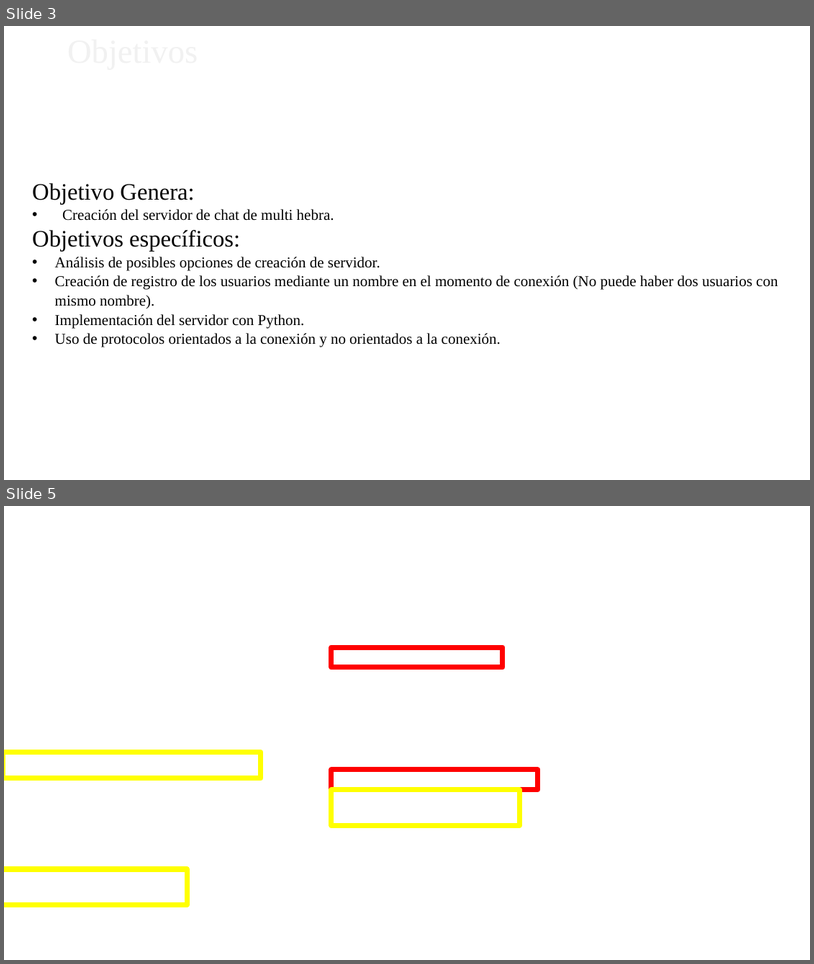
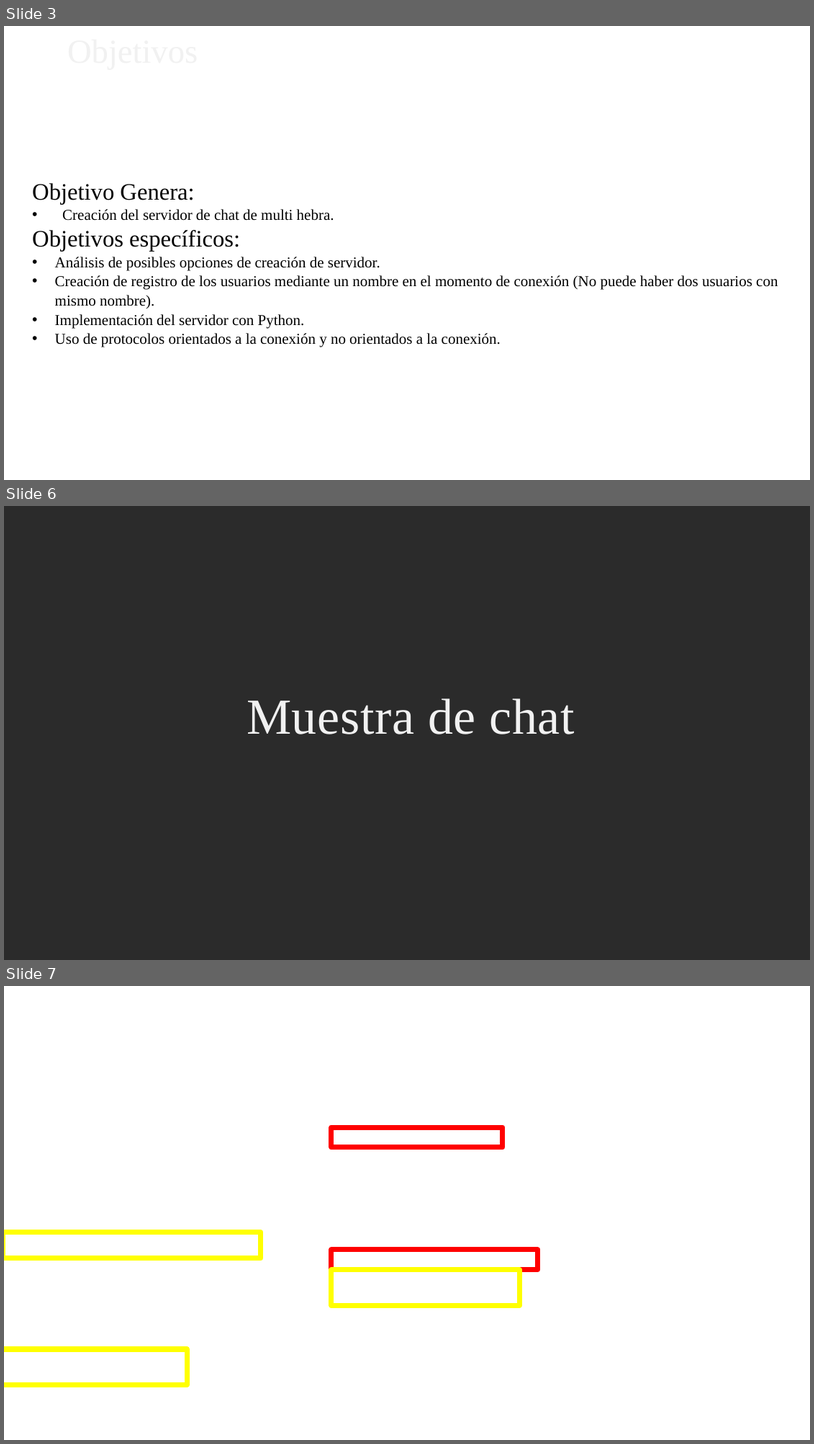
Before and after one commit to nconrad841/ConfiguracionDeServicios, a slide deck: Presentacion_2022_06_30.pptx. Shown one above the other, each under a label of ours: slides 3 and 5 before the commit, slides 3, 6 and 7 after it; the slides between them are not shown. The pictures are 814x964 and 814x1444 pixels, drawn with LibreOffice and Linux fonts; fonts in the diff are those of the drawing; background and template pictures are left out; a plain dark background stands for a picture behind light text. Boxes give left, top, right and bottom in pixels: in the first picture for what was removed or moved away, otherwise in the second. Text is boxed around its words. In the diff, an @@ line names an element or a change of style, - is before the commit and + after.

```diff
--- a/Presentacion_2022_06_30.pptx
+++ b/Presentacion_2022_06_30.pptx
@@ slide 6 added at (x1=4, y1=506, x2=810, y2=960), background picture (left out) @@
@@ text added at (x1=247, y1=698, x2=575, y2=734), 60 pt, text #F1F1F1 @@
+Muestra de chat
@@ what was slide 5 is now slide 7 @@
```
Also in this commit, not shown: 4 slides changed, 6 other files.
